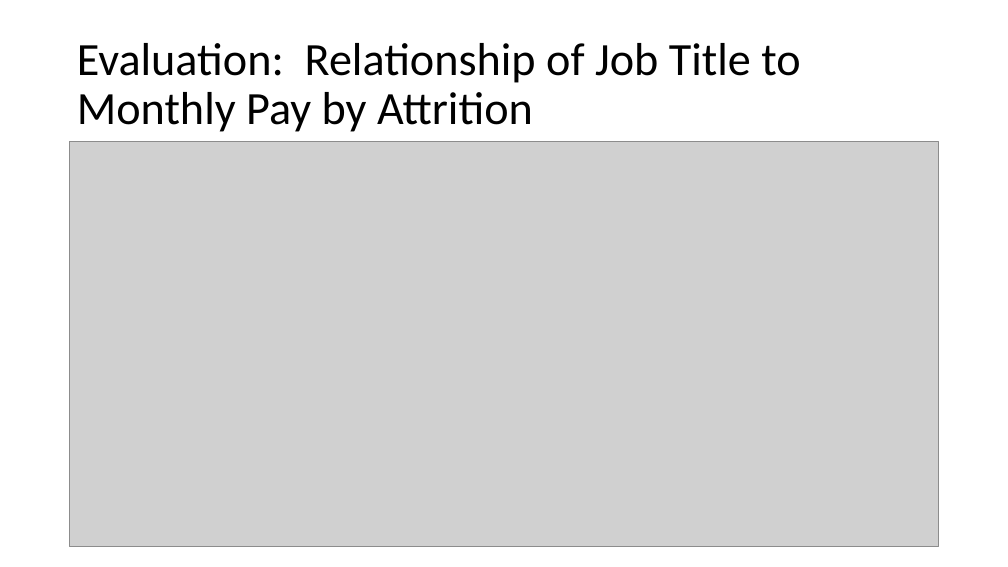
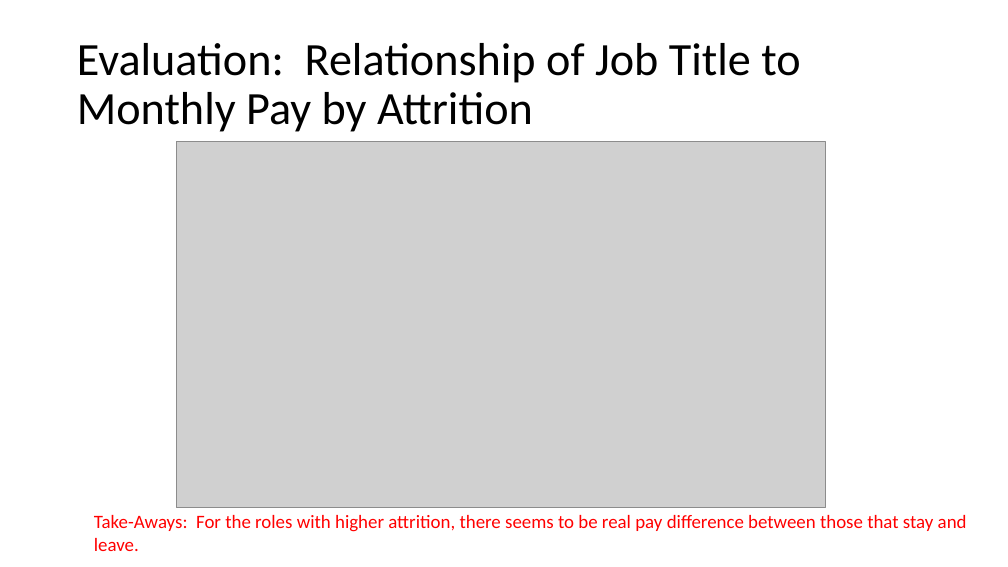
Before and after one commit to bdelahoussaye/CaseStudy2, a slide deck: slide 16 of Final Presentation_TEAM VARIANCE 6306.pptx. Drawn at 1008x567 pixels with LibreOffice and Linux fonts; fonts in the diff are those of the drawing; grey boxes stand for pictures. Boxes give left, top, right and bottom in pixels: in the first picture for what was removed or moved away, otherwise in the second. Text is boxed around its words. In the diff, an @@ line names an element or a change of style, - is before the commit and + after.

```diff
--- a/Final Presentation_TEAM VARIANCE 6306.pptx
+++ b/Final Presentation_TEAM VARIANCE 6306.pptx
@@ picture: place and size @@
-picture at [70,141,939,547]
+picture at [176,141,825,507]
@@ text added at [94,515,967,551], 18 pt, text #FF0000 @@
+Take-Aways: For the roles with higher attrition, there seems to be real pay difference between those that stay and leave.
```
Also in this commit, not shown: 13 other slides changed, 2 slides added, 1 other file.
